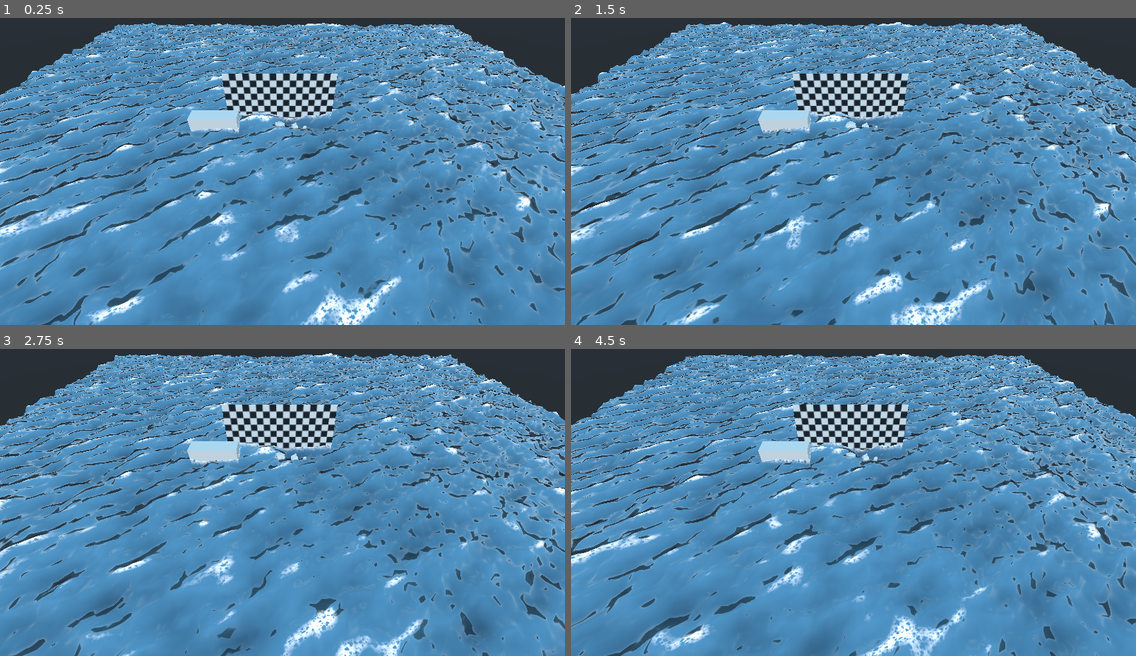
Above: before the commit, frames 1-4 (two rows, left to right).
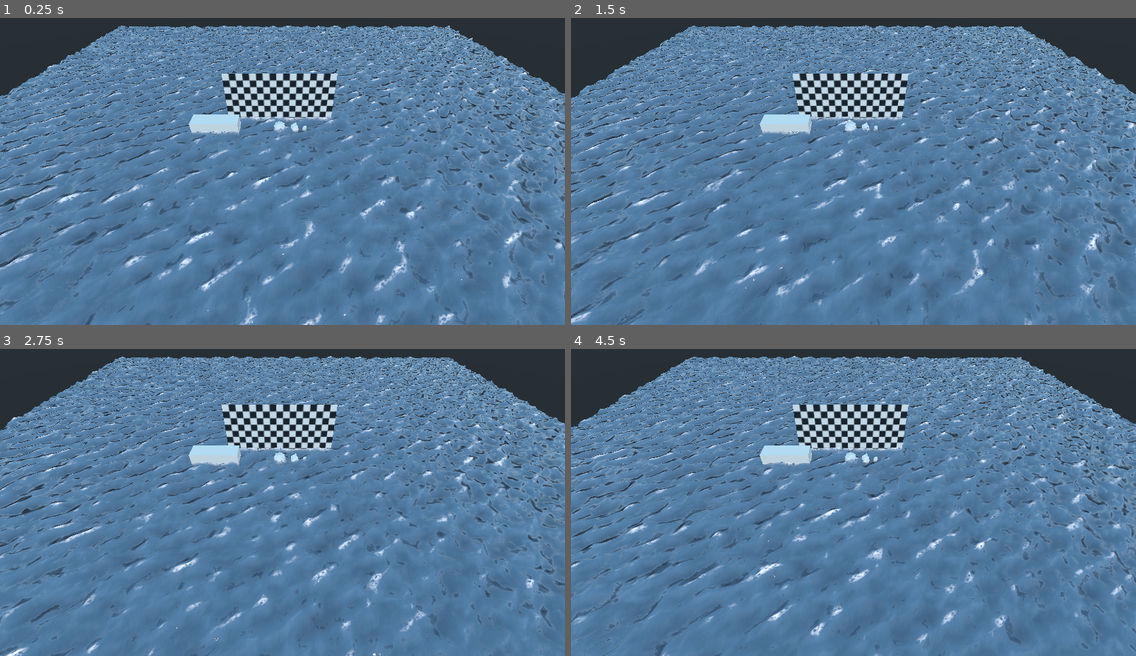
Above: after the commit, the same moments.

Repository: creikey/foamy-ocean
Game: Godot game, scene res://Main.tscn
The game is run twice, just before and just after one commit, with the same random seed, the same clock (stepped at 60 frames per second) and the same inputs.
Inputs:
- Up to frame 1 (0.25 s): no input
- Up to frame 2 (1.5 s): no input
- Up to frame 3 (2.75 s): no input
- Up to frame 4 (4.5 s): no input

The runs differ from the first frame. In frame 1, 59% of the frame differs, in the area x 0-100%, y 1-100%; in frame 2, 59%; in frame 3, 59%; in frame 4, 59%.

Commit message:
Add normal map to make ocean more realistic

Diff:
--- a/src/Main.tscn
+++ b/src/Main.tscn
@@ -6,24 +6,30 @@
 [ext_resource path="res://small-rock.dae" type="PackedScene" id=4]
 [ext_resource path="res://ocean.shader" type="Shader" id=5]
 [ext_resource path="res://water-foam-texture.png" type="Texture" id=6]
-[ext_resource path="res://Ocean.gd" type="Script" id=7]
-[ext_resource path="res://checkerboard.png" type="Texture" id=8]
+[ext_resource path="res://ocean-normal.jpg" type="Texture" id=7]
+[ext_resource path="res://Ocean.gd" type="Script" id=8]
+[ext_resource path="res://checkerboard.png" type="Texture" id=9]
 
 [sub_resource type="ShaderMaterial" id=1]
 shader = ExtResource( 5 )
-shader_param/wave_1 = Plane( 0.14, 0.29, 0.25, 18.93 )
-shader_param/wave_2 = Plane( 0.3, 0.35, 0.28, 12 )
-shader_param/wave_3 = Plane( 0.8, 3.18, 0.22, 9 )
-shader_param/noise_zoom = 0.22
-shader_param/noise_amp = 9.59
-shader_param/color = Color( 0.3411, 0.5333, 0.6627, 1 )
+shader_param/wave_1 = Plane( 0.13, 0.1, 0.19, 18.93 )
+shader_param/wave_2 = Plane( 0.3, 0.45, 0.12, 12 )
+shader_param/wave_3 = Plane( 0.8, 1.74, 0.32, 10.39 )
+shader_param/noise_zoom = 0.59
+shader_param/noise_amp = 4.58
+shader_param/color = Color( 0.403922, 0.501961, 0.607843, 1 )
+shader_param/color_mid_height = 3.58
 shader_param/foam_level = 5.64
 shader_param/foam_scale = 114.32
-shader_param/foam_height = 6.61
-shader_param/metallic = 0.59
-shader_param/roughness = 0.0
+shader_param/foam_height = 3.27
+shader_param/metallic = 0.13
+shader_param/roughness = 0.16
+shader_param/normal_scale = 0.55
+shader_param/normal_zoom = 6.81
+shader_param/normal_flow_divisor = 314.28
 shader_param/PI = 3.14159
 shader_param/foam_texture = ExtResource( 6 )
+shader_param/texture_normal = ExtResource( 7 )
 
 [sub_resource type="PlaneMesh" id=2]
 material = SubResource( 1 )
@@ -31,9 +37,9 @@
 subdivide_width = 200
 subdivide_depth = 200
 
-[sub_resource type="Shader" id=3]
+[sub_resource type="Shader" id=8]
 code = "shader_type spatial;
-render_mode blend_mix,depth_draw_opaque,cull_back,diffuse_burley,specular_schlick_ggx,vertex_lighting;
+render_mode blend_mix,depth_draw_opaque,cull_back,diffuse_burley,specular_schlick_ggx;
 uniform vec4 albedo : hint_color;
 uniform sampler2D texture_albedo : hint_albedo;
 uniform float specular;
@@ -44,6 +50,8 @@
 uniform vec4 metallic_texture_channel;
 uniform sampler2D texture_roughness : hint_white;
 uniform vec4 roughness_texture_channel;
+uniform sampler2D texture_normal : hint_normal;
+uniform float normal_scale : hint_range(-16,16);
 uniform vec3 uv1_scale;
 uniform vec3 uv1_offset;
 uniform vec3 uv2_scale;
@@ -51,7 +59,6 @@
 
 
 void vertex() {
-	ROUGHNESS=roughness;
 	UV=UV*uv1_scale.xy+uv1_offset.xy;
 }
 
@@ -67,11 +74,13 @@
 	float roughness_tex = dot(texture(texture_roughness,base_uv),roughness_texture_channel);
 	ROUGHNESS = roughness_tex * roughness;
 	SPECULAR = specular;
+	NORMALMAP = texture(texture_normal,base_uv).rgb;
+	NORMALMAP_DEPTH = normal_scale;
 }
 "
 
-[sub_resource type="ShaderMaterial" id=4]
-shader = SubResource( 3 )
+[sub_resource type="ShaderMaterial" id=9]
+shader = SubResource( 8 )
 shader_param/albedo = Color( 1, 1, 1, 1 )
 shader_param/specular = 0.5
 shader_param/metallic = 0.0
@@ -79,17 +88,18 @@
 shader_param/point_size = 1.0
 shader_param/metallic_texture_channel = Plane( 1, 0, 0, 0 )
 shader_param/roughness_texture_channel = Plane( 1, 0, 0, 0 )
+shader_param/normal_scale = 1.0
 shader_param/uv1_scale = Vector3( 1, 1, 1 )
 shader_param/uv1_offset = Vector3( 0, 0, 0 )
 shader_param/uv2_scale = Vector3( 1, 1, 1 )
 shader_param/uv2_offset = Vector3( 0, 0, 0 )
 
 [sub_resource type="CubeMesh" id=5]
-material = SubResource( 4 )
+material = SubResource( 9 )
 size = Vector3( 34.31, 12.66, 12.22 )
 
 [sub_resource type="SpatialMaterial" id=6]
-albedo_texture = ExtResource( 8 )
+albedo_texture = ExtResource( 9 )
 
 [sub_resource type="PlaneMesh" id=7]
 material = SubResource( 6 )
@@ -125,12 +135,12 @@
 shadow_contact = 1.0
 
 [node name="MeshInstance" type="MeshInstance" parent="."]
-transform = Transform( 1, 0, 0, 0, 1, 0, 0, 0, 1, -47.2303, 6.31269, 0 )
+transform = Transform( 1, 0, 0, 0, 1, 0, 0, 0, 1, -47.2303, 2.31093, 0 )
 mesh = SubResource( 5 )
 material/0 = null
 
 [node name="CheckeredFloor" type="MeshInstance" parent="."]
-transform = Transform( 1, 0, 0, 0, 1, 0, 0, 0, 1, 0, -4.21407, 0 )
+transform = Transform( 1, 0, 0, 0, 1, 0, 0, 0, 1, 0, -10.9865, 0 )
 mesh = SubResource( 7 )
 material/0 = null
 
--- a/src/ocean.shader
+++ b/src/ocean.shader
@@ -1,4 +1,5 @@
 shader_type spatial;
+//render_mode diffuse_toon;
 
 // direction.x, direction.y, steepness, wavelength
 uniform vec4 wave_1 = vec4(0.14, 0.29, 0.25, 18.93);
@@ -9,6 +10,7 @@
 uniform float noise_amp = 9.59;
 
 uniform vec4 color: hint_color = vec4(0.3411, 0.5333, 0.6627, 1.0);
+uniform float color_mid_height = 3.0;
 uniform float foam_level = 5.64;
 uniform sampler2D foam_texture;
 uniform float foam_scale = 114.32;
@@ -16,6 +18,10 @@
 //uniform float refraction = 0.05;
 uniform float metallic = 0.59;
 uniform float roughness = 0;
+uniform sampler2D texture_normal : hint_normal;
+uniform float normal_scale : hint_range(-16,16);
+uniform float normal_zoom = 1.0;
+uniform float normal_flow_divisor = 350.0;
 
 uniform float PI = 3.14159;
 
@@ -92,7 +98,7 @@
 	float mask = (channelA + channelB) * 0.95;
 	mask = pow(mask, 2);
 	mask = clamp(mask, 0, 1);
-	ALBEDO = color.rgb * ((height + 3.0) / 5.0);
+	ALBEDO = color.rgb * ((height + color_mid_height) / 5.0);
 	if(height > foam_height) {
 		EMISSION = vec3(1.0 - mask) * pow(height - foam_height, 1.0);
 	}
@@ -102,4 +108,6 @@
 	ALPHA = color.a;
 	METALLIC = metallic;
 	ROUGHNESS = roughness;
+	NORMALMAP = texture(texture_normal,(UV + TIME/normal_flow_divisor)*normal_zoom).rgb;
+	NORMALMAP_DEPTH = normal_scale;
 }
Not shown: 2 places in src/Main.tscn that only renumber resources
